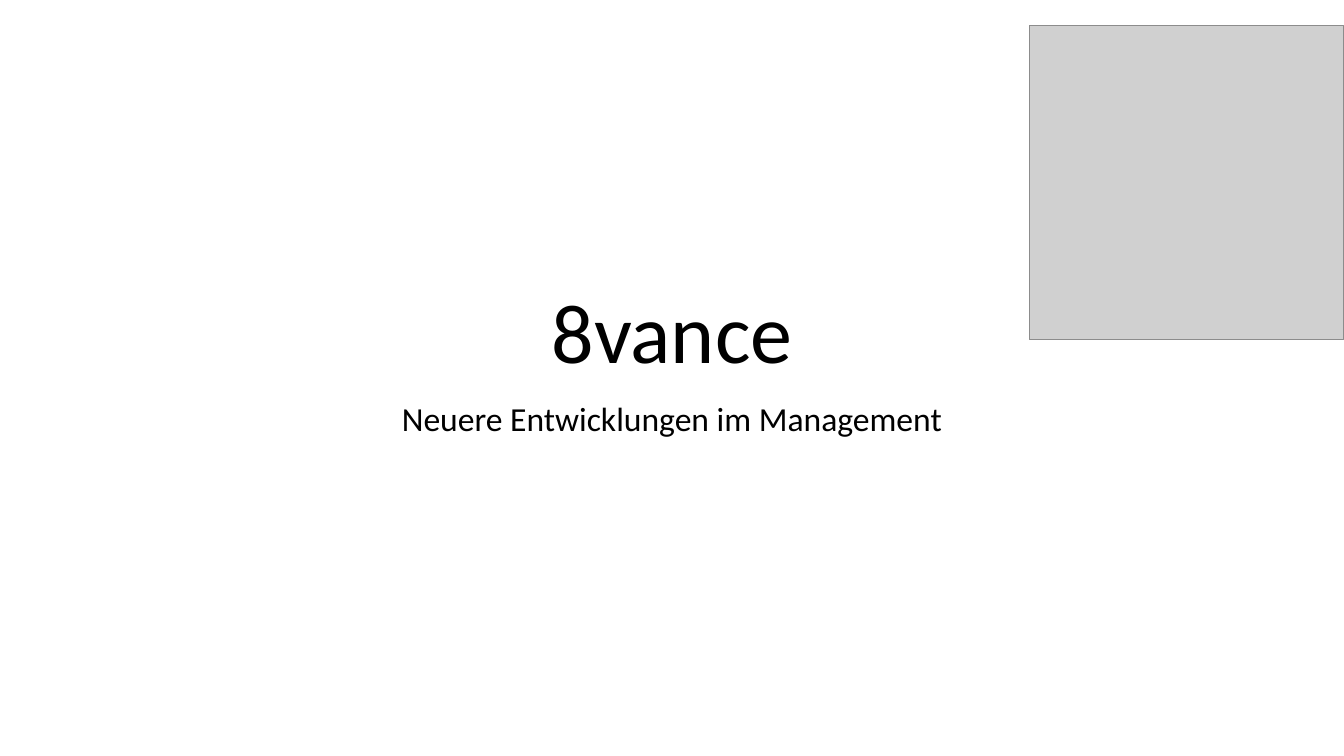
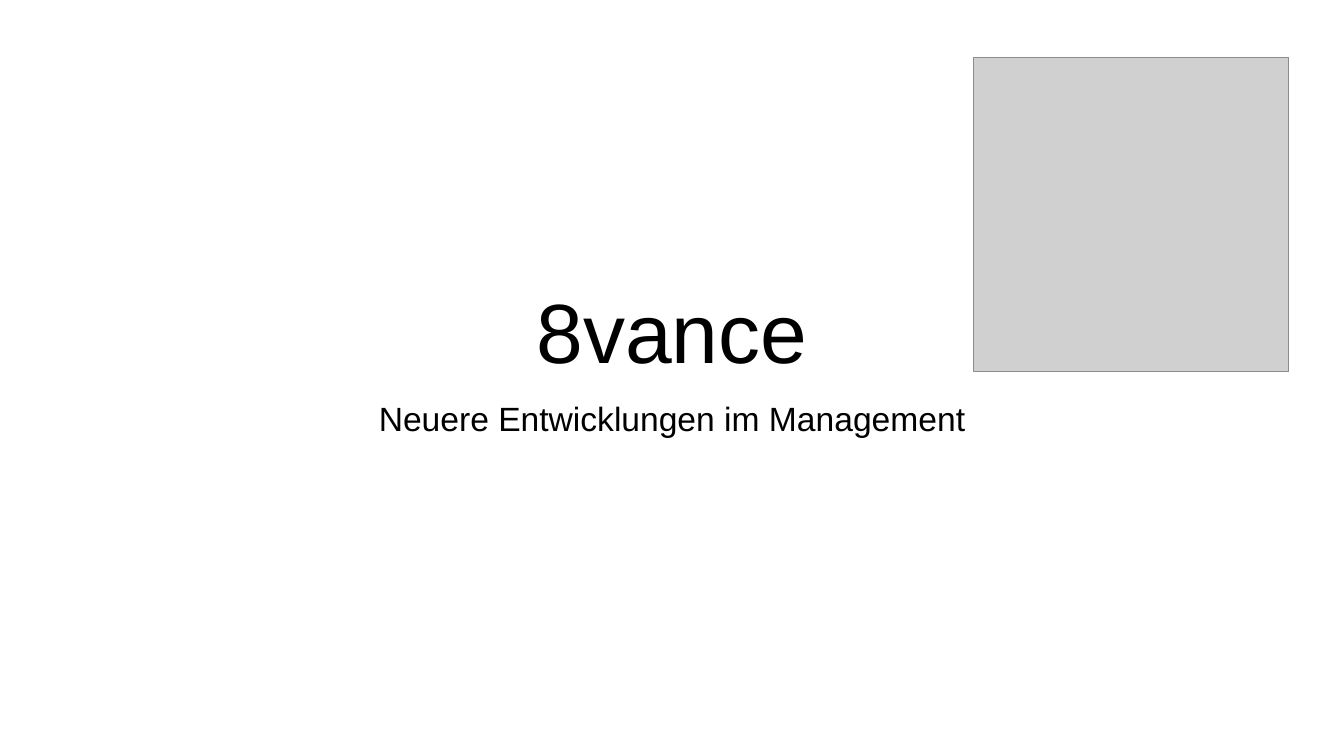
Before and after one commit to Fewa93/8vance, a slide deck: slide 1 of 8vance.pptx. Drawn at 1344x756 pixels with LibreOffice and Linux fonts; fonts in the diff are those of the drawing; grey boxes stand for pictures. Boxes give left, top, right and bottom in pixels: in the first picture for what was removed or moved away, otherwise in the second. Text is boxed around its words. In the diff, an @@ line names an element or a change of style, - is before the commit and + after.

```diff
--- a/8vance.pptx
+++ b/8vance.pptx
@@ picture moved from (x1=1029, y1=25, x2=1344, y2=340) to (x1=974, y1=57, x2=1289, y2=372) @@
@@ title "8vance" at (x1=537, y1=304, x2=808, y2=364): font Calibri to Arial @@
@@ subtitle "Neuere Entwicklungen im Management" at (x1=379, y1=406, x2=965, y2=438): font Calibri to Arial @@
```
Also in this commit, not shown: 4 other slides changed, 10 slides added, 9 other files.
